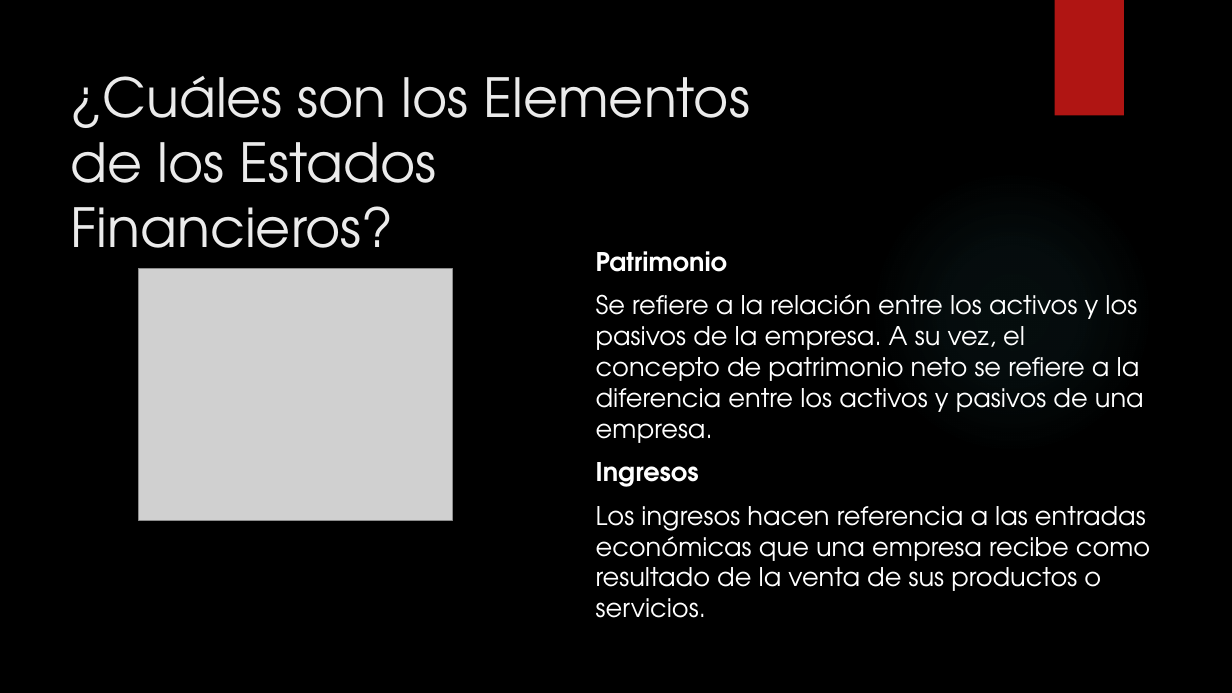
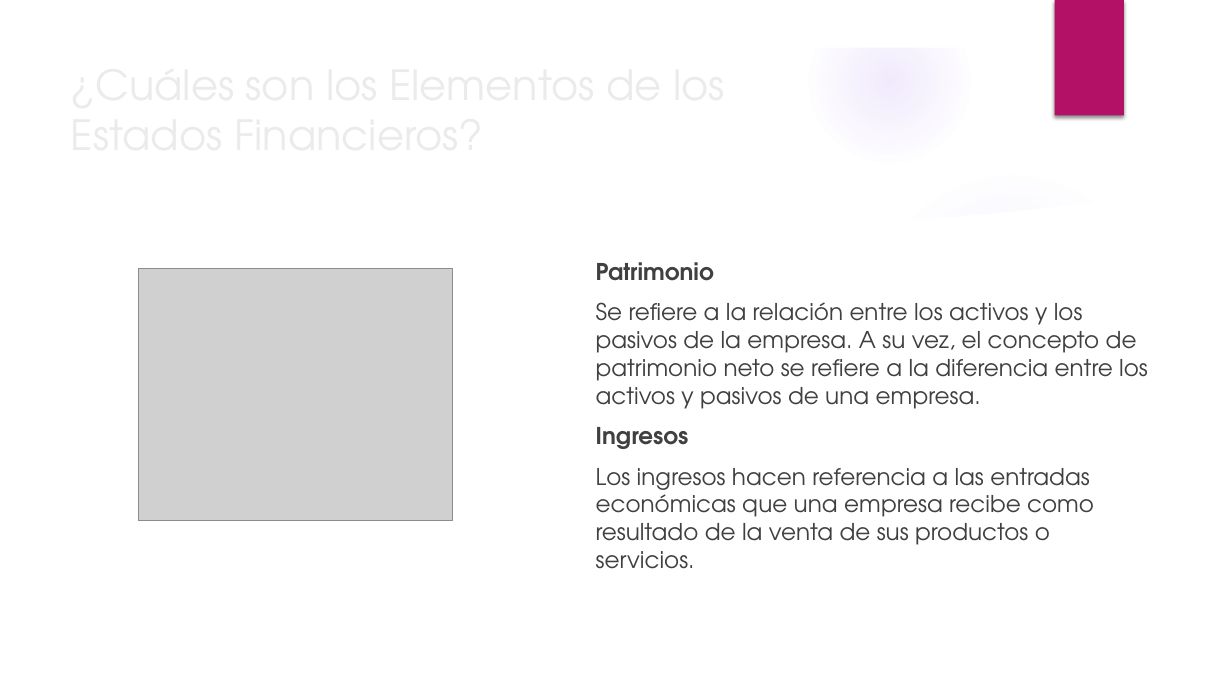
Before and after one commit to JesusEscalante/Estados_Financieros, a slide deck: slide 10 of Estados financieros.pptx. Drawn at 1232x693 pixels with LibreOffice and Linux fonts; fonts in the diff are those of the drawing; grey boxes stand for pictures; background and template pictures are left out. Boxes give left, top, right and bottom in pixels: in the first picture for what was removed or moved away, otherwise in the second. Text is boxed around its words. In the diff, an @@ line names an element or a change of style, - is before the commit and + after.

```diff
--- a/Estados financieros.pptx
+++ b/Estados financieros.pptx
@@ group added at bbox=[0, 0, 1232, 693]: 4 ellipses, 3 freeform shapes @@
@@ rectangle at bbox=[1055, 0, 1124, 116]: fill #B01513 to #B31166 @@
@@ title "¿Cuáles son los Elementos de ..." at bbox=[62, 59, 784, 157]: size 42 to 32.4 pt; vertical alignment top to middle @@
@@ ellipse at bbox=[870, 169, 1154, 454]: fill gradient #50B9C1 to gradient #9B6BF2 @@
@@ text "Patrimonio": place and size @@
-text "Patrimonio" at bbox=[596, 251, 1150, 618]
+text "Patrimonio" at bbox=[596, 262, 1148, 569]
@@ text "Patrimonio" at bbox=[596, 262, 1148, 569]: size 20 to 18 pt, text colour #FFFFFF to #404040 @@
```
Also in this commit, not shown: 11 other slides changed.
